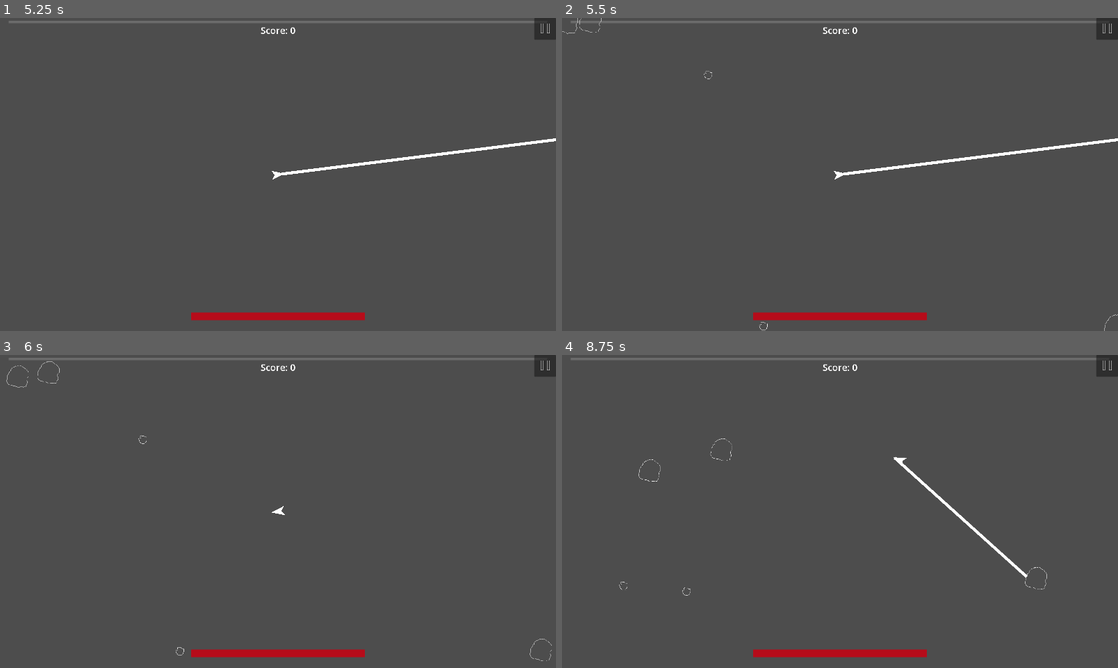
Above: before the commit, frames 1-4 (two rows, left to right).
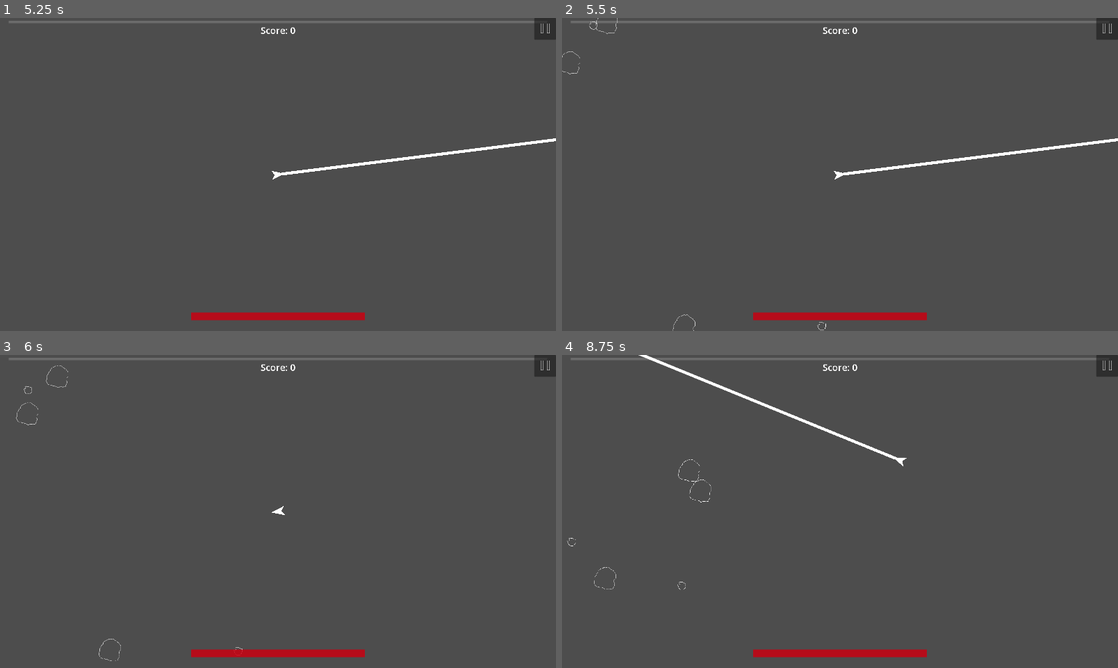
Above: after the commit, the same moments.

Repository: CoilSeb/AsteroidsPersonal
Game: Godot game, scene res://Scenes/Screens/Start Screen/StartScreen.tscn
Two runs of this game, one before a commit and one after it. Both use one fixed random seed, a clock stepped at 60 frames per second and the inputs below.
Inputs (mouse positions are in pixels of both pictures, inside the frame that each line leads up to):
- Up to frame 1 (5.25 s): click "Start Game" at 0.5 s; click "Gun" at 1.25 s; click "Laser" at 2 s; click "Start Game" at 2.75 s; click (544, 27) at 3.5 s; click "Restart Game" at 4.25 s; tap Enter at 5 s; move the mouse to (400, 158) at 5.02 s; hold D (rotate_right) from 5.03 s (still down); hold Right mouse button (M2) from 5.03 s (still down)
- Up to frame 2 (5.5 s): keep holding D (rotate_right); keep holding Right mouse button (M2); tap Space (shoot) at 5.3 s
- Up to frame 3 (6 s): move the mouse to (166, 527) at 5.77 s; release D (rotate_right) at 5.78 s; release Right mouse button (M2) at 5.78 s; hold S (move_backward) from 5.78 s (still down); tap Space (shoot) at 5.85 s
- Up to frame 4 (8.75 s): right-click (728, 527) at 6.05 s; move the mouse to (895, 442) at 6.52 s; release S (move_backward) at 6.53 s; press the mouse at (895, 442) at 6.53 s; hold D (rotate_right) 6.53-7.28 s; tap Space (shoot) at 6.8 s; move the mouse to (812, 574) at 7.27 s; release the mouse at (812, 574) at 7.28 s; hold W (move_forward) 7.28-8.03 s; right-click (812, 574) at 7.35 s; move the mouse to (1006, 558) at 8.02 s; hold A (rotate_left) from 8.03 s (still down); hold Space (shoot) from 8.03 s (still down); tap R (reroll) at 8.1 s

Frame 1 is identical in both runs. In frame 2, 0.1% of the frame differs, in the area x 0-100%, y 0-100%; in frame 3, 0.2%; in frame 4, 1.0%, in the area x 0-88%, y 0-77%.

Commit message:
Fix weapon damage and laser direction

Diff:
--- a/Global Scripts/Global.gd
+++ b/Global Scripts/Global.gd
@@ -29,12 +29,16 @@
 	preload("res://Upgrades/Solo_Upgrades/counter_thrust.tres"),
 	preload("res://Upgrades/Solo_Upgrades/health_regen.tres"),
 ]
+var upgrades_test_duplicate
 
 func _ready():
 	Global.high_score = load_score()
+	upgrades_test_duplicate = upgrades_test.duplicate()
 
 
 func refresh():
+	print(upgrades_test)
+	upgrades_test = upgrades_test_duplicate
 	health = 300
 	max_health = health
 	health_regen = 0
@@ -45,10 +49,11 @@
 	match weapon:
 		"Gun":
 			damage = 10
+			attack_speed = 0.35
 		"Laser":
 			damage = 2
+			attack_speed = 0.2
 
-	attack_speed = 0.35
 	bullet_speed = 700
 	collision_damage = 10
 
--- a/Scenes/Laser/Laser.gd
+++ b/Scenes/Laser/Laser.gd
@@ -7,6 +7,7 @@
 
 const MAX_LENGTH = 20000
 var damage = Global.damage
+var direction
 
 
 func _ready():
@@ -15,7 +16,7 @@
 
 func _process(delta):
 	if Input.is_action_pressed("shoot") || Input.is_action_pressed("M2"):
-		laser.target_position = get_local_mouse_position().normalized() * MAX_LENGTH
+		laser.target_position = direction * MAX_LENGTH
 		if laser.is_colliding():
 			end.global_position = laser.get_collision_point()
 		else:
--- a/Scenes/Player/Player.gd
+++ b/Scenes/Player/Player.gd
@@ -73,6 +73,7 @@
 			if !laser_made:
 				make_laser()
 			laserInstance.global_position = global_position + Vector2(0, -15).rotated(rotation)
+			laserInstance.direction = Vector2.UP.rotated(rotation)
 		if Input.is_action_just_released("shoot") || Input.is_action_just_released("M2"):
 			laserInstance.queue_free()
 			laser_made = false
--- a/Scenes/Screens/GameScene/GameScene.gd
+++ b/Scenes/Screens/GameScene/GameScene.gd
@@ -32,6 +32,7 @@
 	if !find_child("Player"):
 		player = false
 		#print(player)
+	print(Global.damage)
 
 
 func _process(_delta):
@@ -69,18 +70,24 @@
 func spawn_Asteroid():
 	var new_asteroid = asteroid_scenes[randi_range(0,2)].instantiate()
 	add_child(new_asteroid)
-	new_asteroid.position = generate_spawn_point()
+	new_asteroid.global_position = generate_spawn_point()
 
 
-func generate_spawn_point() -> Vector2:
-	var x = randf_range(-(100 + screen_size.x), screen_size.x + 100)
-	var y = randf_range(-(100 + screen_size.y), screen_size.y + 100)
+func random_vector(left, right, bottom, top):
+	return Vector2(randf_range(left, right), randf_range(bottom, top))
 
-	if (x > screen_size.x/2 && x < screen_size.x/2) or (y > screen_size.y/2 && y < screen_size.y/2):
-			generate_spawn_point()
-
-	return Vector2(x,y)
-
+func generate_spawn_point():
+	var locations = [
+		# Upper Rectangle
+		random_vector(0, screen_size.x, screen_size.y, screen_size.y),
+		# Lower Rectangle
+		random_vector(0, screen_size.x, -screen_size.y, -screen_size.y),
+		# Right Rectangle
+		random_vector(screen_size.x, screen_size.x, 0, screen_size.y),
+		# Left Rectangle
+		random_vector(-screen_size.x, -screen_size.x, 0, screen_size.y),
+	]
+	return locations[randi_range(0,3)]
 
 func _on_spawn_timer_timeout():
 	pass
--- a/Scenes/Screens/Start Screen/StartScreen.gd
+++ b/Scenes/Screens/Start Screen/StartScreen.gd
@@ -15,9 +15,8 @@
 
 
 func _on_start_pressed():
-	Global.refresh()
+	Global.weapon = "Gun"
 	get_tree().change_scene_to_file("res://Scenes/Screens/Start_Menu/start_menu.tscn")
-	Global.weapon = "Gun"
 
 
 func _on_exit_pressed():
--- a/Scenes/Screens/Start_Menu/start_menu.gd
+++ b/Scenes/Screens/Start_Menu/start_menu.gd
@@ -22,4 +22,5 @@
 
 
 func _on_start_pressed():
+	Global.refresh()
 	get_tree().change_scene_to_file("res://Scenes/Screens/GameScene/GameScene.tscn")
--- a/Scenes/Screens/Start_Menu/start_menu.tscn
+++ b/Scenes/Screens/Start_Menu/start_menu.tscn
@@ -39,6 +39,7 @@
 text = "Gun"
 
 [node name="Laser_Button" type="Button" parent="Control"]
+layout_mode = 0
 offset_left = 1280.0
 offset_top = 161.0
 offset_right = 1419.0
--- a/Upgrades/Solo_Upgrades/damage_up.tres
+++ b/Upgrades/Solo_Upgrades/damage_up.tres
@@ -5,19 +5,19 @@
 [sub_resource type="Resource" id="Resource_sqvx0"]
 script = ExtResource("1_vivkn")
 upgrade_name = "damage"
-upgrade_text = "Upgrades bullet damage by 3"
-upgrade_value = 3.0
+upgrade_text = "Upgrades bullet damage by 30%"
+upgrade_value = 30.0
 
 [sub_resource type="Resource" id="Resource_rw4ql"]
 script = ExtResource("1_vivkn")
 upgrade_name = "damage"
-upgrade_text = "Upgrades bullet damage by 2.25"
+upgrade_text = "Upgrades bullet damage by 22.5%"
 next_upgrade = SubResource("Resource_sqvx0")
-upgrade_value = 2.25
+upgrade_value = 22.5
 
 [resource]
 script = ExtResource("1_vivkn")
 upgrade_name = "damage"
-upgrade_text = "Upgrades bullet damage by 1.5"
+upgrade_text = "Upgrades bullet damage by 15%"
 next_upgrade = SubResource("Resource_rw4ql")
-upgrade_value = 1.5
+upgrade_value = 15.0
--- a/Upgrades/upgrades.gd
+++ b/Upgrades/upgrades.gd
@@ -4,10 +4,8 @@
 
 @export var upgrade_name : String = ""
 @export var upgrade_text : String = ""
+@export var upgrade_value : float = 0
 @export var next_upgrade : upgrade = null
-@export var upgrade_value : float = 0
-
-@export var upgrade_function : GDScript = null
 
 func upgrade_player():
 	match upgrade_name:
@@ -31,8 +29,7 @@
 	Global.update_health.emit(upgrade_value)
 
 func upgrade_damage():
-	Global.damage += upgrade_value
-	print(Global.damage)
+	Global.damage += (Global.damage * upgrade_value/100)
 
 func upgrade_attack_speed():
 	Global.attack_speed -= (Global.attack_speed * upgrade_value)
Not shown: 1 places in Upgrades/Solo_Upgrades/counter_thrust.tres that only renumber resources
